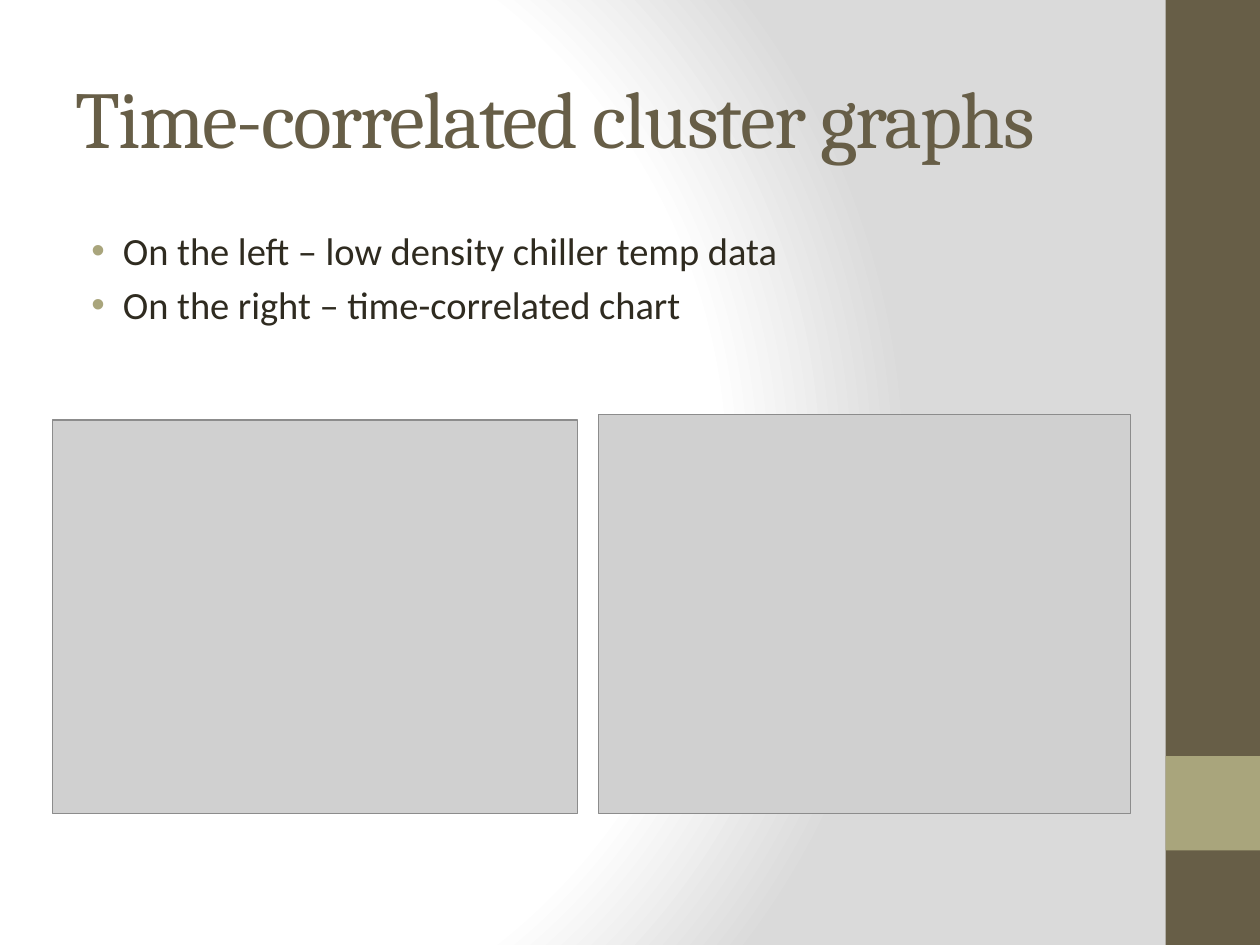
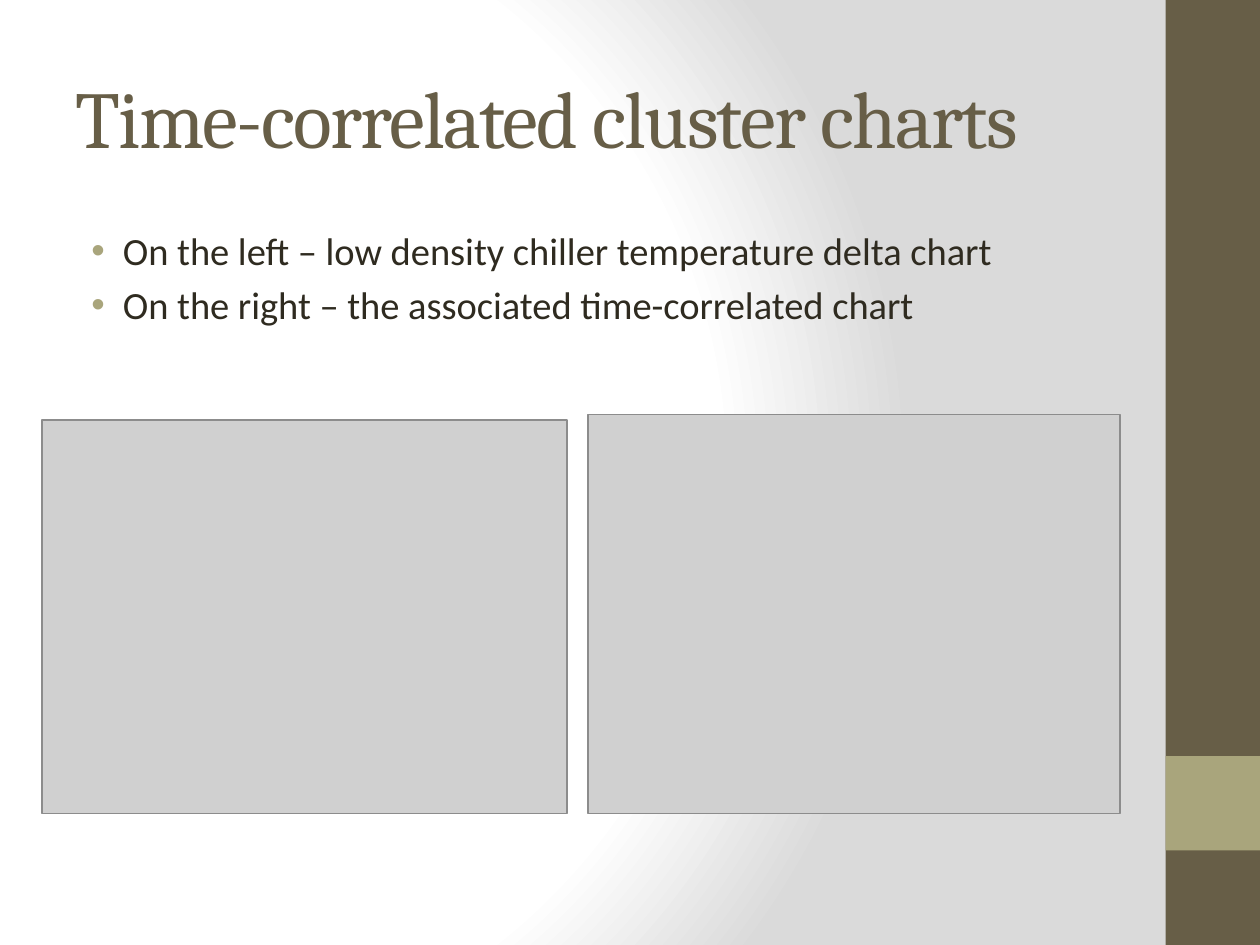
Before and after one commit to hemakumar/Data-Analysis_Group4c, a slide deck: slide 6 of paper/Integrated Data Center Power and Cooling Analysis.pptx. Drawn at 1260x945 pixels with LibreOffice and Linux fonts; fonts in the diff are those of the drawing; grey boxes stand for pictures. Boxes give left, top, right and bottom in pixels: in the first picture for what was removed or moved away, otherwise in the second. Text is boxed around its words. In the diff, an @@ line names an element or a change of style, - is before the commit and + after.

```diff
--- a/paper/Integrated Data Center Power and Cooling Analysis.pptx
+++ b/paper/Integrated Data Center Power and Cooling Analysis.pptx
@@ title at <box>76,92,1017,149</box>: text changed @@
-Time-correlated cluster graphs
+Time-correlated cluster charts
@@ text at <box>123,238,991,326</box>: text changed @@
-• On the left – low density chiller temp data
-• On the right – time-correlated chart
+• On the left – low density chiller temperature delta chart
+• On the right – the associated time-correlated chart
@@ picture: place and size @@
-picture at <box>598,415,1130,814</box>
+picture at <box>588,415,1120,814</box>
@@ picture: place and size @@
-picture at <box>53,420,578,813</box>
+picture at <box>42,420,567,813</box>
```
Also in this commit, not shown: 6 other slides changed, 1 slide added, 1 slide removed, 1 other file.
